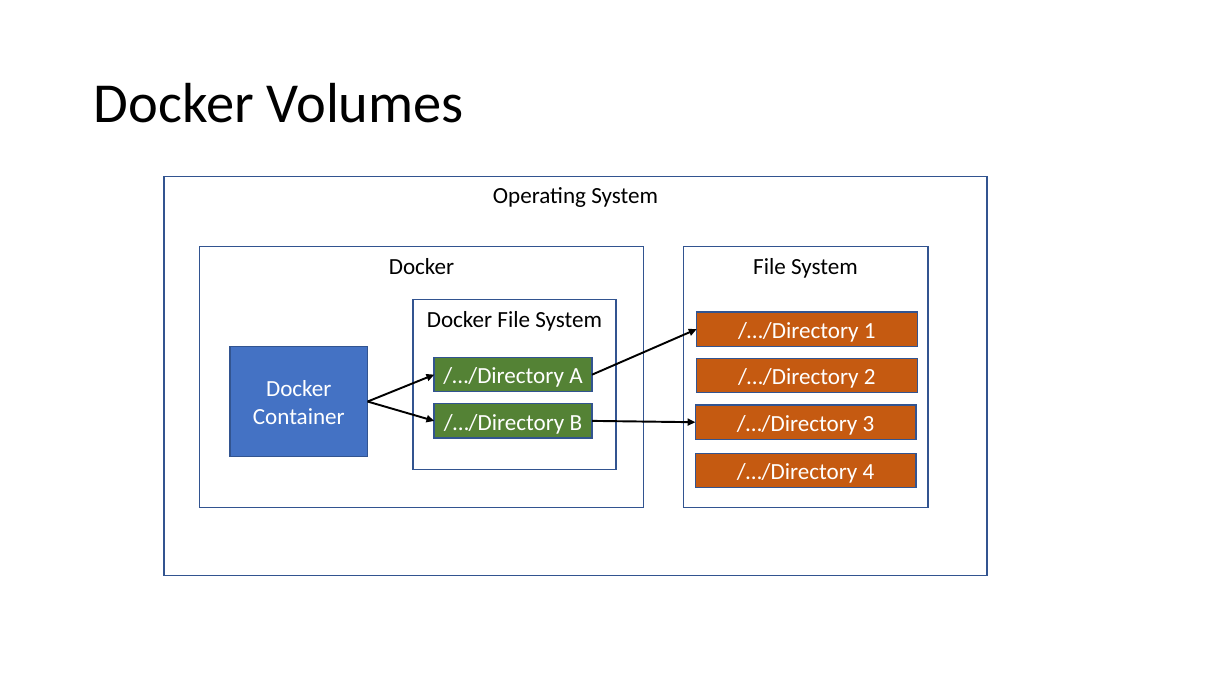
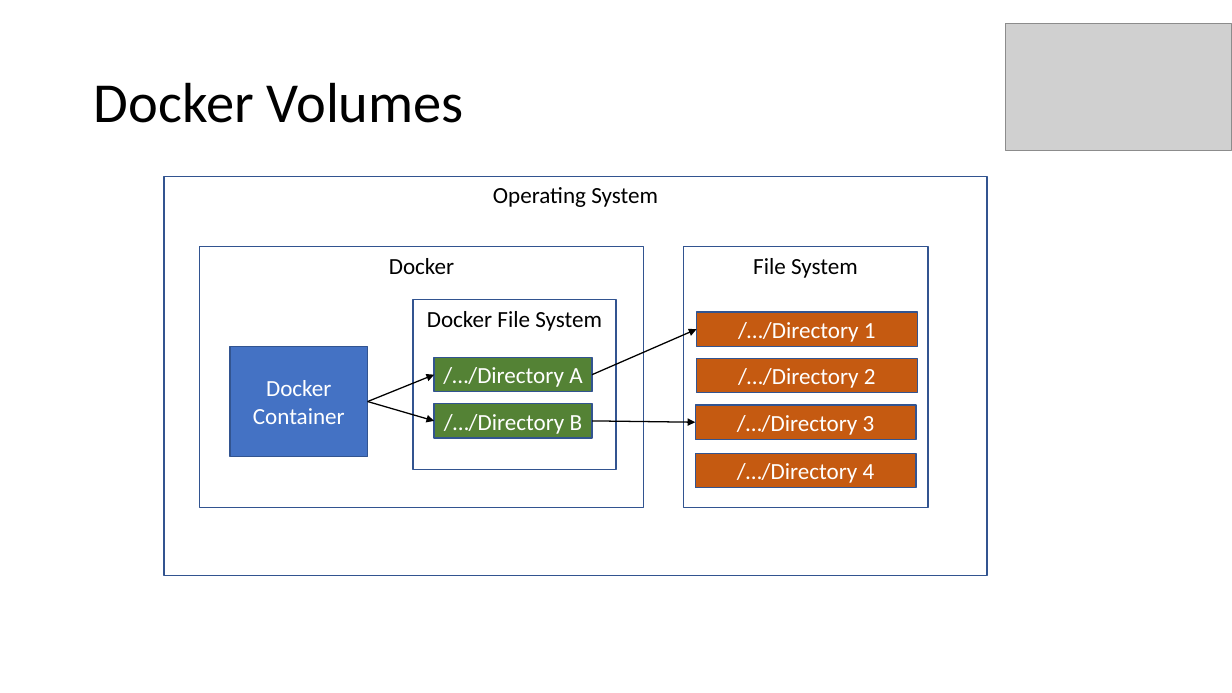
Before and after one commit to aljazsim/docker-masterclass-examples, a slide deck: slide 52 of Docker Masterclass.pptx. Drawn at 1232x693 pixels with LibreOffice and Linux fonts; fonts in the diff are those of the drawing; grey boxes stand for pictures. Boxes give left, top, right and bottom in pixels: in the first picture for what was removed or moved away, otherwise in the second. Text is boxed around its words. In the diff, an @@ line names an element or a change of style, - is before the commit and + after.

```diff
--- a/Docker Masterclass.pptx
+++ b/Docker Masterclass.pptx
@@ picture added at bbox=[1006, 23, 1231, 151] @@
@@ arrow (592, 421) - (695, 422): stroke #000000 1.5 pt to #000000 1 pt @@
```
Also in this commit, not shown: 57 other slides changed.
